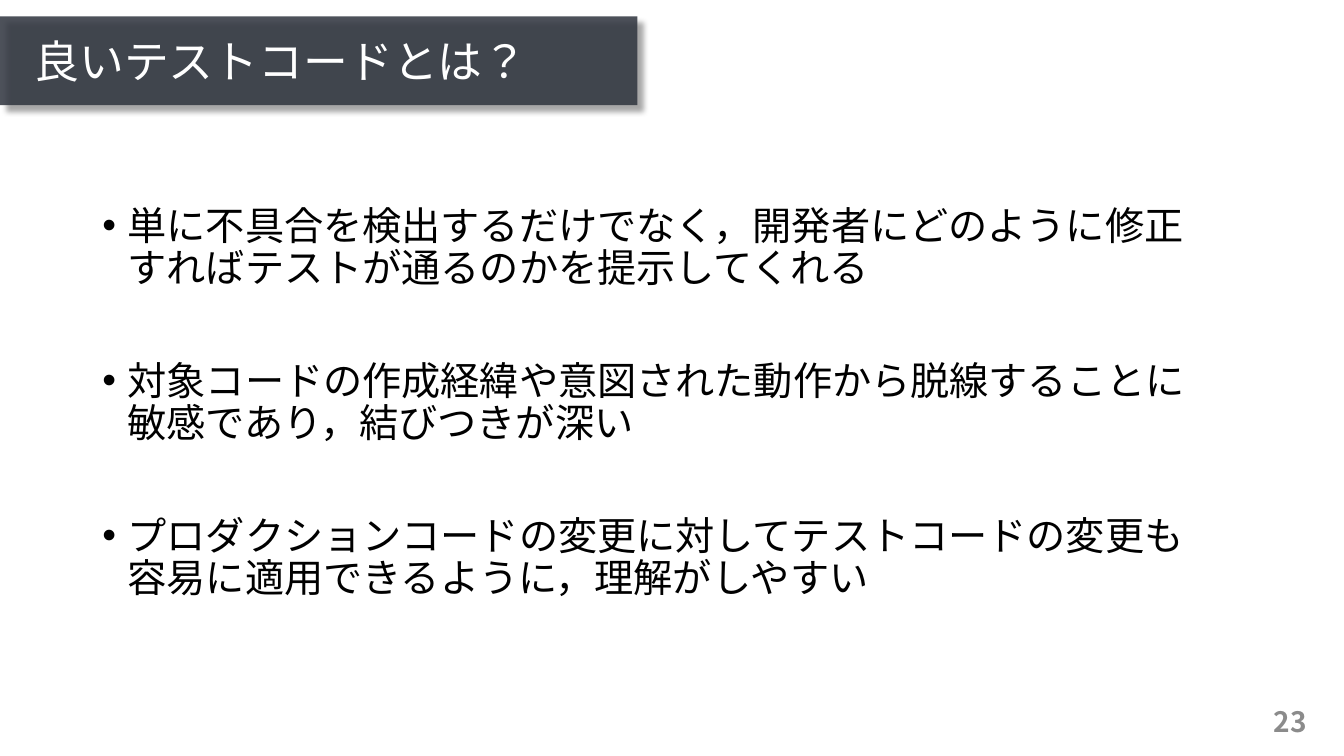
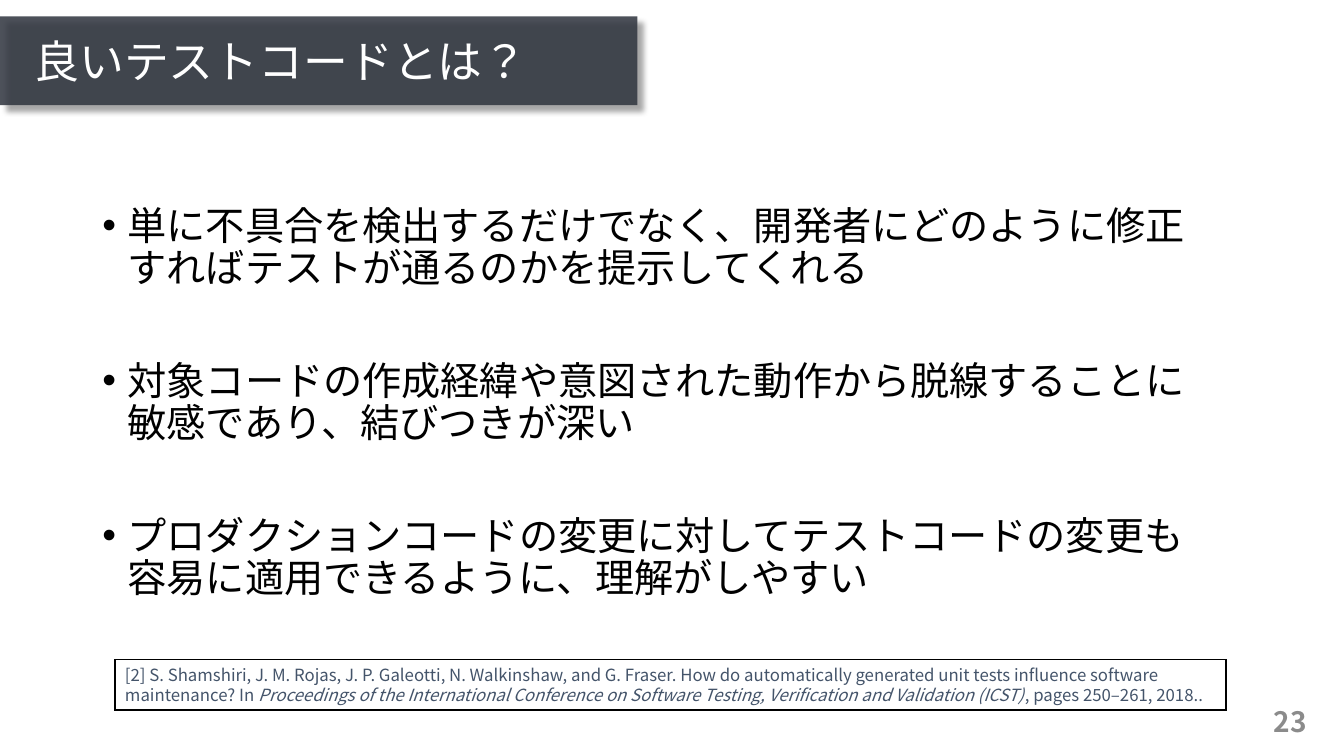
Before and after one commit to ryosuke-ku/mthesis2020-pre, a slide deck: slide 23 of presentation_kurachi.pptx. Drawn at 1344x756 pixels with LibreOffice and Linux fonts; fonts in the diff are those of the drawing. Boxes give left, top, right and bottom in pixels: in the first picture for what was removed or moved away, otherwise in the second. Text is boxed around its words. In the diff, an @@ line names an element or a change of style, - is before the commit and + after.

Commit message:
add

```diff
--- a/presentation_kurachi.pptx
+++ b/presentation_kurachi.pptx
@@ text at (128, 207, 1185, 596): text changed @@
-• 単に不具合を検出するだけでなく，開発者にどのように修正すればテストが通るのかを提示してくれる
-• 対象コードの作成経緯や意図された動作から脱線することに敏感であり，結びつきが深い
-• プロダクションコードの変更に対してテストコードの変更も容易に適用できるように，理解がしやすい
+• 単に不具合を検出するだけでなく、開発者にどのように修正すればテストが通るのかを提示してくれる
+• 対象コードの作成経緯や意図された動作から脱線することに敏感であり、結びつきが深い
+• プロダクションコードの変更に対してテストコードの変更も容易に適用できるように、理解がしやすい
@@ rectangle added at (115, 659, 1226, 710), fill #FFFFFF, outline #000000 1 pt, 12 pt, text #44546A @@
+[2] S. Shamshiri, J. M. Rojas, J. P. Galeotti, N. Walkinshaw, and G. Fraser. How do automatically generated unit tests inﬂuence software maintenance? In Proceedings of the International Conference on Software Testing, Veriﬁcation and Validation (ICST), pages 250–261, 2018..
```
Also in this commit, not shown: 1 slide added.
